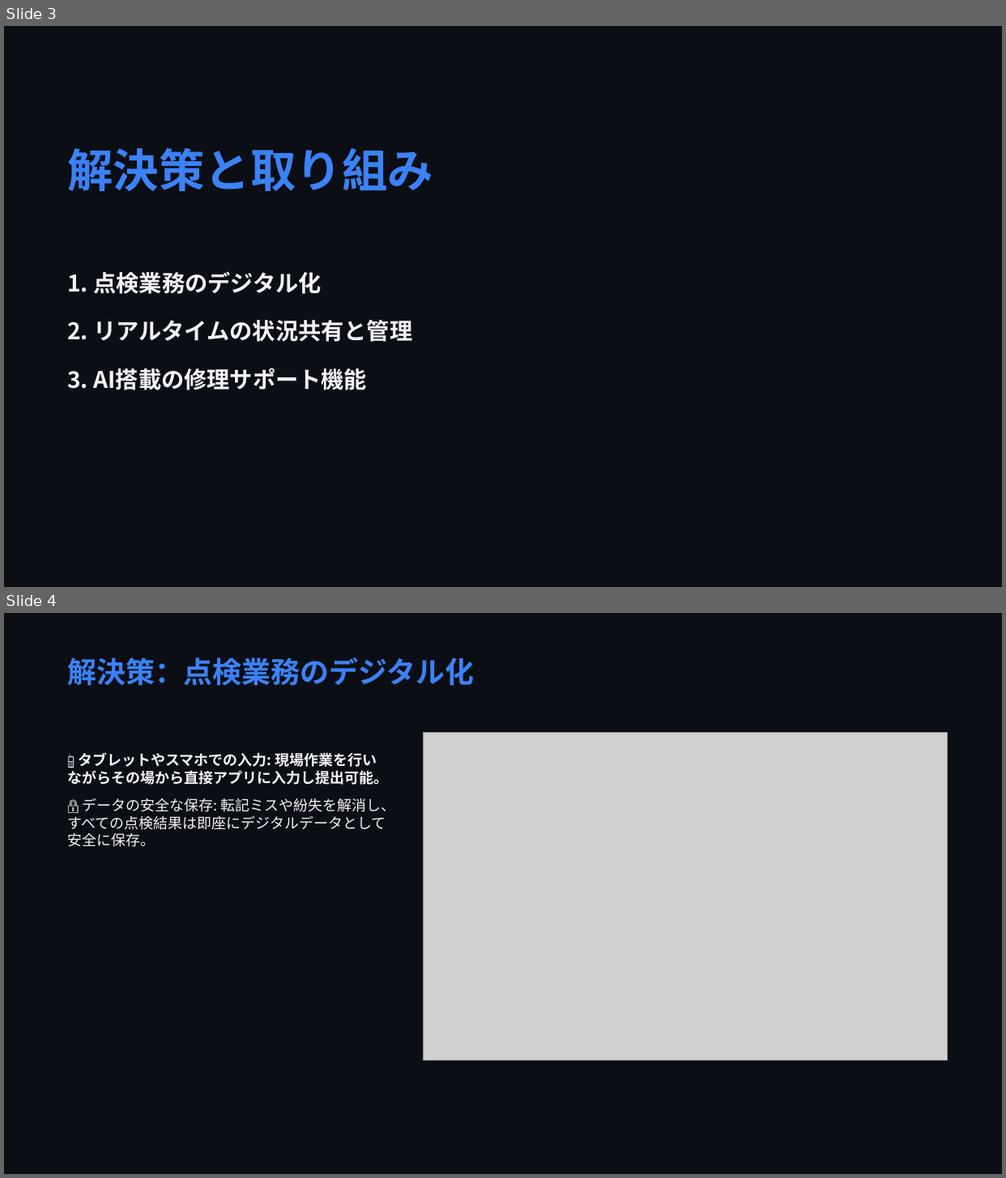
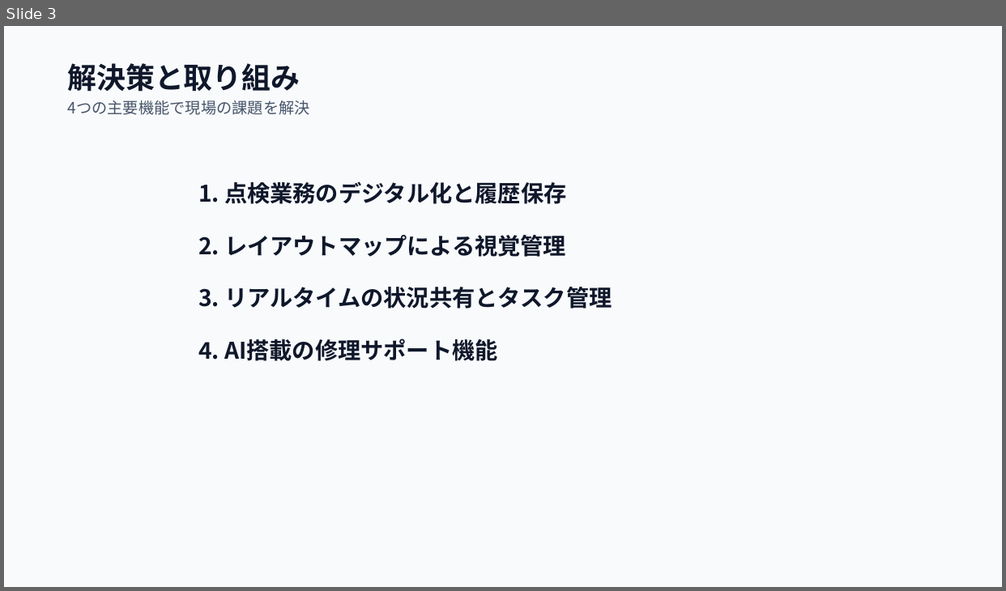
Before and after one commit to markjosephdsgatdula-dotcom/seibi-app-presentation, a slide deck: seibi_presentation.pptx. Shown one above the other, each under a label of ours: slides 3 and 4 before the commit, slide 3 after it. The pictures are 1006x1178 and 1006x591 pixels, drawn with LibreOffice and Linux fonts; fonts in the diff are those of the drawing; grey boxes stand for pictures. Boxes give left, top, right and bottom in pixels: in the first picture for what was removed or moved away, otherwise in the second. Text is boxed around its words. In the diff, an @@ line names an element or a change of style, - is before the commit and + after.

Commit message:
Update presentation to 12-slide Light Theme layout: reduced text density, restored Layout Map slide, high contrast for factory projectors

```diff
--- a/seibi_presentation.pptx
+++ b/seibi_presentation.pptx
@@ slide 4 removed at box(4, 613, 1002, 1174), background #0B0E14 @@
@@ text removed at box(67, 658, 474, 686) @@
-解決策：点検業務のデジタル化
@@ picture removed at box(424, 733, 948, 1061) @@
@@ text removed at box(67, 752, 396, 847) @@
-📱 タブレットやスマホでの入力: 現場作業を行いながらその場から直接アプリに入力し提出可能。
-🔒 データの安全な保存: 転記ミスや紛失を解消し、すべての点検結果は即座にデジタルデータとして安全に保存。
@@ slide 3 changed as well @@
@@ background #0B0E14 to #F8FAFC @@
@@ text "解決策と取り組み": place and size @@
-text "解決策と取り組み" at box(67, 148, 433, 191)
+text "解決策と取り組み" at box(67, 63, 309, 115)
@@ text at box(67, 63, 300, 92): size 44 to 28 pt, text colour #3B82F6 to #0F172A in "解決策と取り組み" @@
@@ text at box(67, 101, 309, 115): paragraph added @@
+4つの主要機能で現場の課題を解決
@@ text at box(198, 182, 612, 361): text changed; text colour #F3F4F6 to #0F172A @@
-1. 点検業務のデジタル化
-2. リアルタイムの状況共有と管理
-3. AI搭載の修理サポート機能
+1. 点検業務のデジタル化と履歴保存
+2. レイアウトマップによる視覚管理
+3. リアルタイムの状況共有とタスク管理
+4. AI搭載の修理サポート機能
```
Also in this commit, not shown: 6 other slides changed, 5 slides added, 3 other slides removed, 20 other files.
